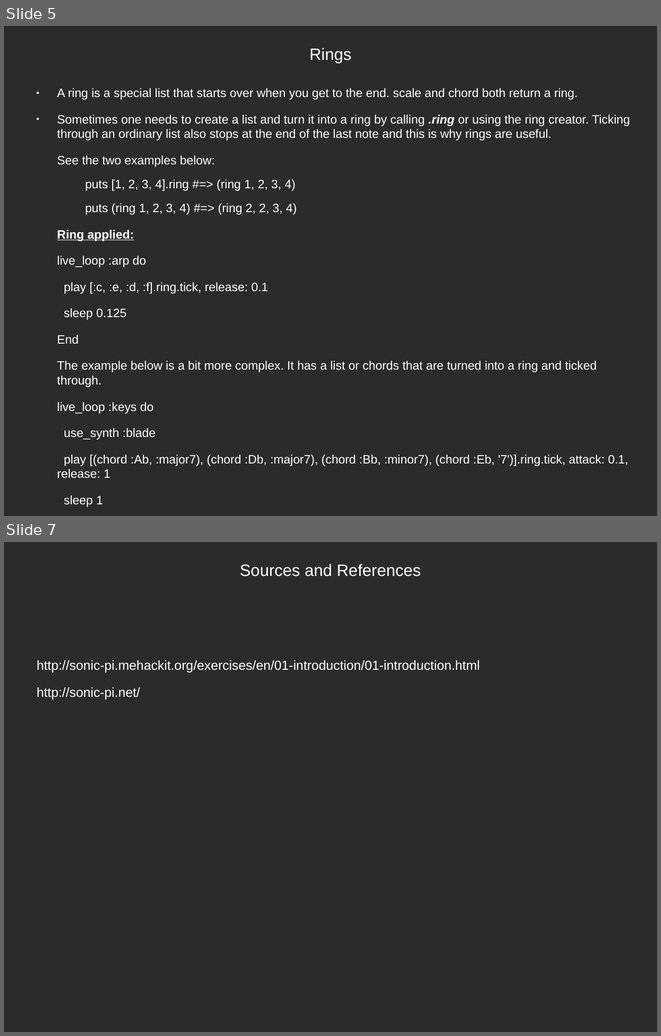
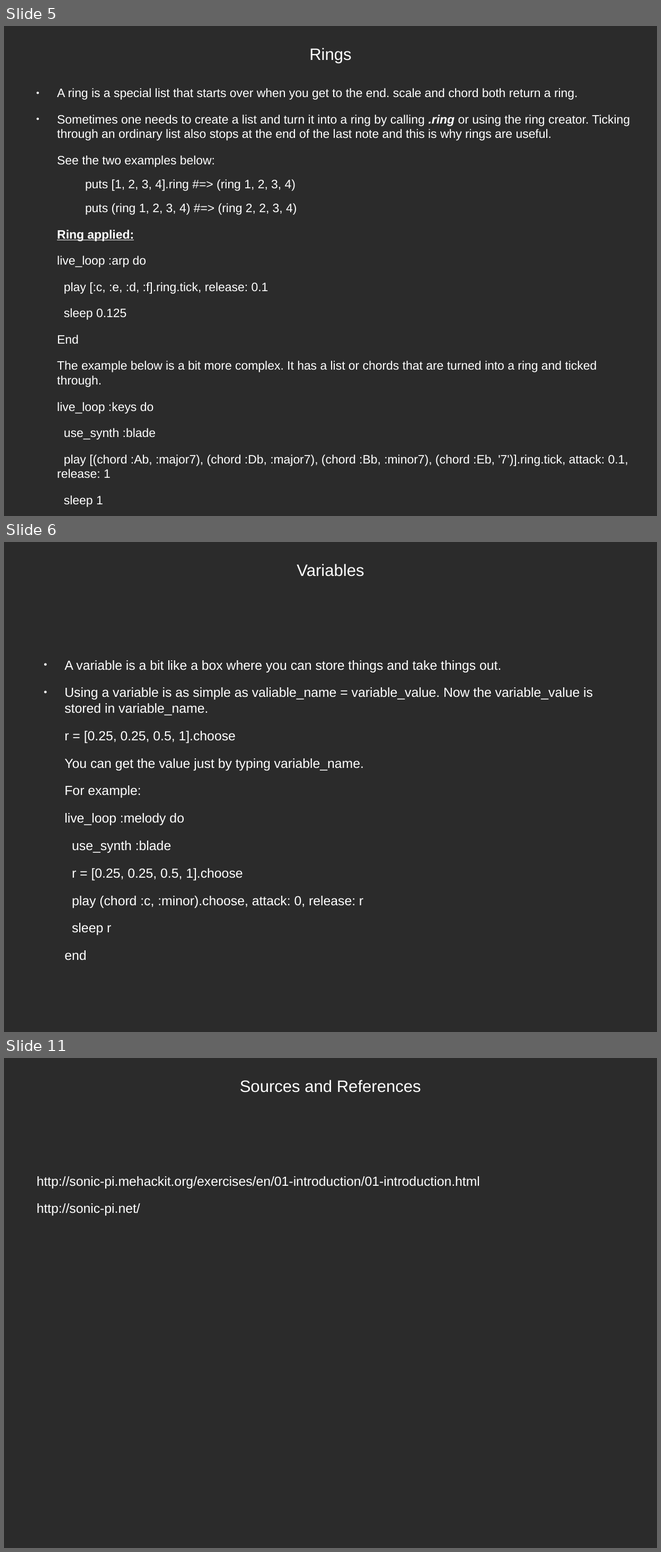
Before and after one commit to tunapanda/Sonic-Pi, a slide deck: Part_one/Generating a sound.odp. Shown one above the other, each under a label of ours: slides 5 and 7 before the commit, slides 5, 6 and 11 after it; the slides between them are not shown. The pictures are 661x1036 and 661x1552 pixels, drawn with LibreOffice and Linux fonts; fonts in the diff are those of the drawing; background and template pictures are left out; a plain dark background stands for a picture behind light text. Boxes give left, top, right and bottom in pixels: in the first picture for what was removed or moved away, otherwise in the second. Text is boxed around its words. In the diff, an @@ line names an element or a change of style, - is before the commit and + after.

```diff
--- a/Part_one/Generating a sound.odp
+++ b/Part_one/Generating a sound.odp
@@ slide 6 added at [4,542,657,1032], background picture (left out) @@
@@ title added at [297,564,364,576], 20 pt, text #FFFFFF @@
+Variables
@@ text added at [64,660,593,935], 16 pt, text #FFFFFF @@
+● A variable is a bit like a box where you can store things and take things out.
+● Using a variable is as simple as valiable_name = variable_value. Now the variable_value is stored in variable_name.
+r = [0.25, 0.25, 0.5, 1].choose
+You can get the value just by typing variable_name.
+For example:
+live_loop :melody do
+use_synth :blade
+r = [0.25, 0.25, 0.5, 1].choose
+play (chord :c, :minor).choose, attack: 0, release: r
+sleep r
+end
@@ what was slide 7 is now slide 11 @@
```
Also in this commit, not shown: 1 slide changed, 4 other slides added, 1 slide removed, 14 other files.
